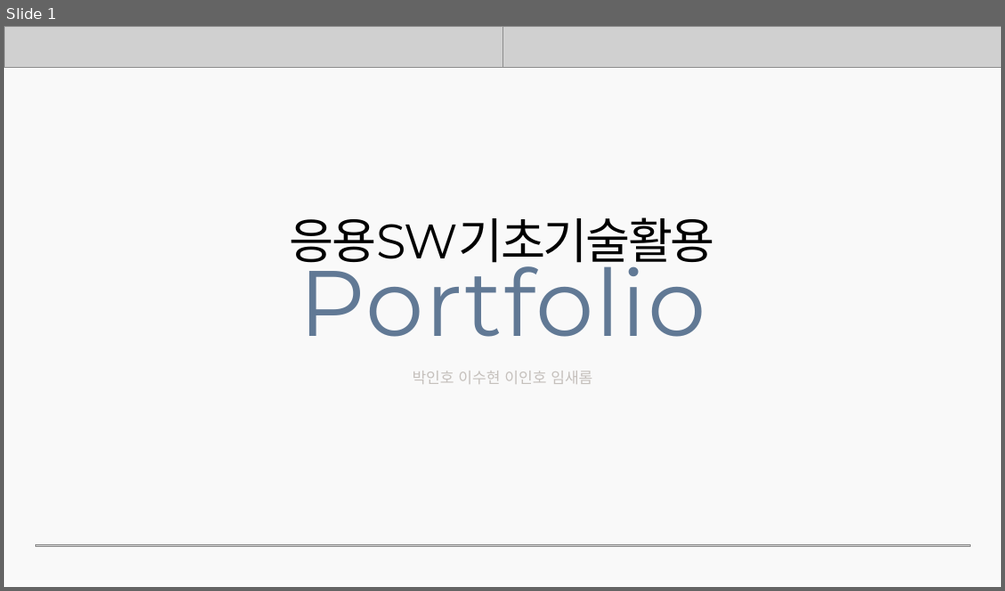
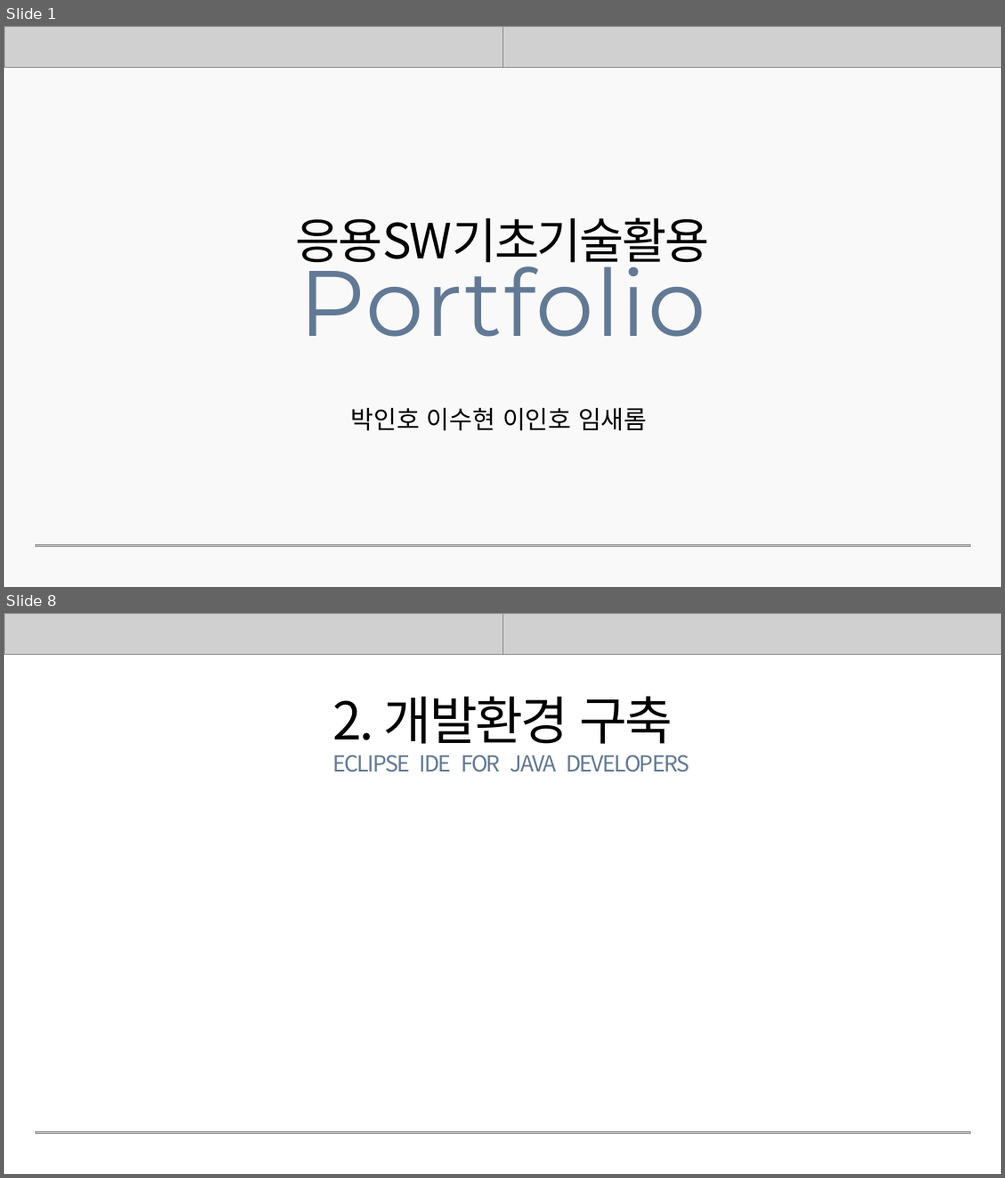
Before and after one commit to rombird/LEELEELIM, a slide deck: 응용SW기초기술활용.pptx. Shown one above the other, each under a label of ours: slide 1 before the commit, slides 1 and 8 after it; the slides between them are not shown. The pictures are 1005x591 and 1005x1178 pixels, drawn with LibreOffice and Linux fonts; fonts in the diff are those of the drawing; grey boxes stand for pictures. Boxes give left, top, right and bottom in pixels: in the first picture for what was removed or moved away, otherwise in the second. Text is boxed around its words. In the diff, an @@ line names an element or a change of style, - is before the commit and + after.

```diff
--- a/응용SW기초기술활용.pptx
+++ b/응용SW기초기술활용.pptx
@@ slide 8 added at bbox=[4, 613, 1001, 1174], background #FFFFFF @@
@@ picture added at bbox=[4, 613, 1001, 654] @@
@@ picture added at bbox=[502, 613, 1001, 654] @@
@@ text added at bbox=[333, 696, 672, 744], 75 pt, text #000000 @@
+2. 개발환경 구축
@@ text added at bbox=[332, 755, 689, 772], 32 pt, text #617995 @@
+ECLIPSE IDE FOR JAVA DEVELOPERS
@@ picture added at bbox=[35, 1131, 970, 1133] @@
@@ slide 1 changed as well @@
@@ text "응용SW기초기술활용" at bbox=[296, 217, 709, 271]: font Montserrat to Noto Sans CJK KR @@
@@ text "박인호 이수현 이인호 임새롬": place and size @@
-text "박인호 이수현 이인호 임새롬" at bbox=[413, 370, 592, 384]
+text "박인호 이수현 이인호 임새롬" at bbox=[351, 408, 647, 431]
@@ text "박인호 이수현 이인호 임새롬" at bbox=[351, 408, 647, 431]: size 22 to 36 pt, text colour #C5C0BC to #000000 @@
```
Also in this commit, not shown: 1 other slide changed, 14 other slides added, 6 slides removed.
